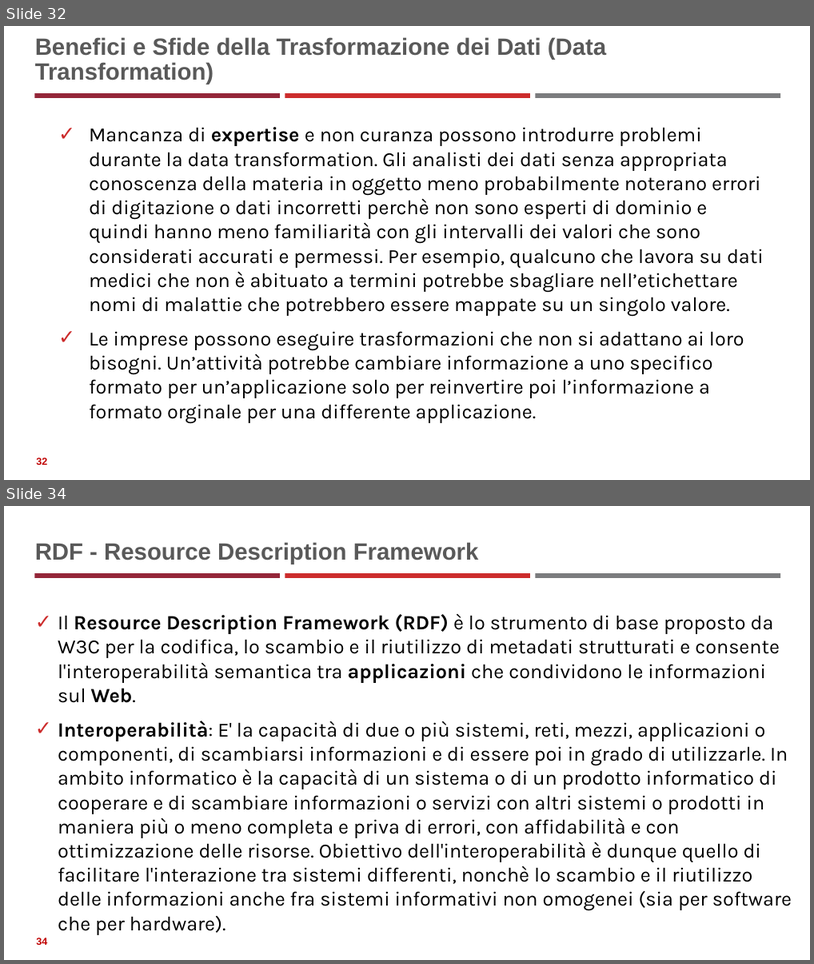
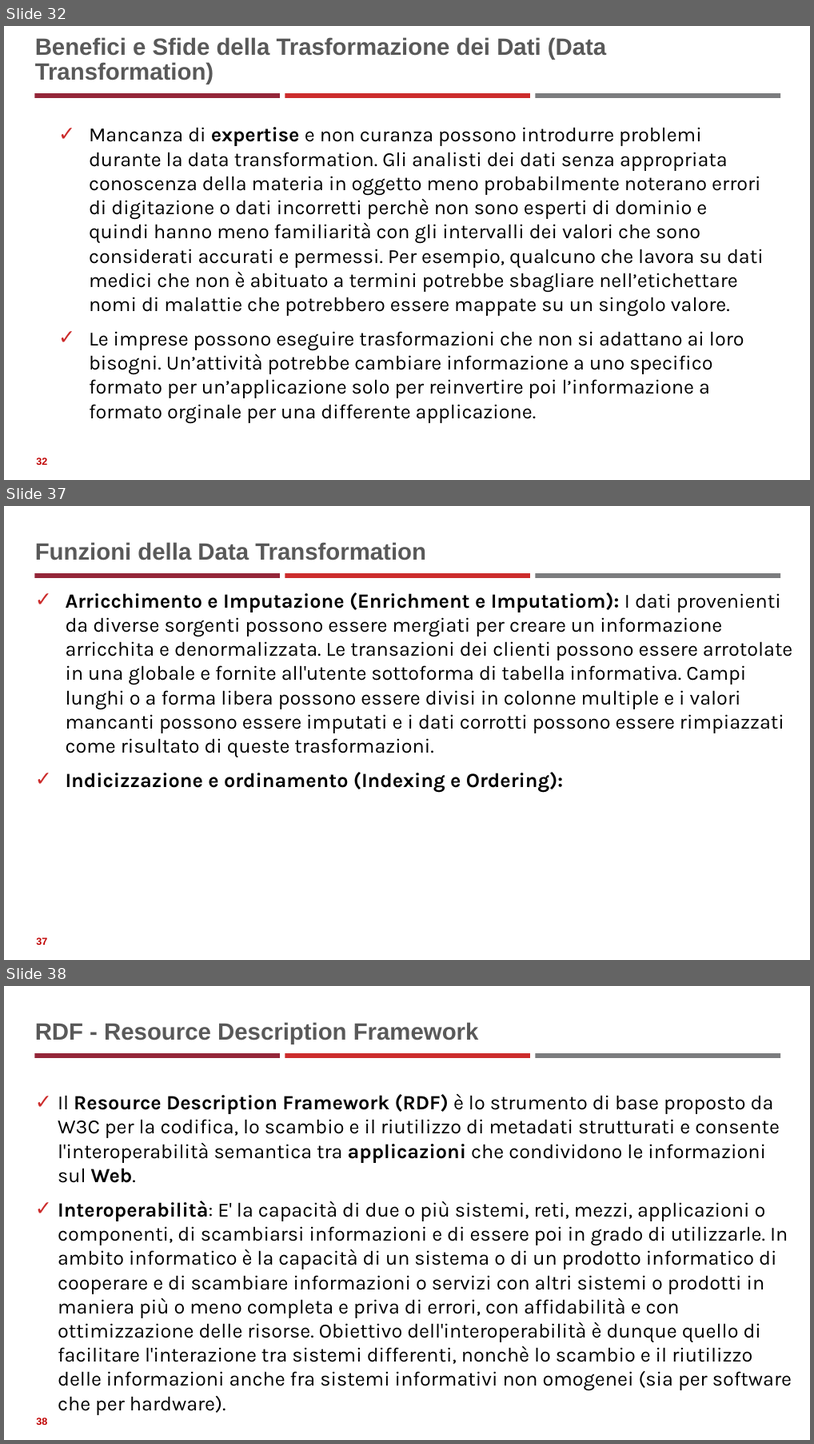
Before and after one commit to neural1977/data_science_interview_material, a slide deck: Data_Science_ita.pptx. Shown one above the other, each under a label of ours: slides 32 and 34 before the commit, slides 32, 37 and 38 after it; the slides between them are not shown. The pictures are 814x964 and 814x1444 pixels, drawn with LibreOffice and Linux fonts; fonts in the diff are those of the drawing. Boxes give left, top, right and bottom in pixels: in the first picture for what was removed or moved away, otherwise in the second. Text is boxed around its words. In the diff, an @@ line names an element or a change of style, - is before the commit and + after.

```diff
--- a/Data_Science_ita.pptx
+++ b/Data_Science_ita.pptx
@@ slide 37 added at [4, 506, 810, 960], background #FFFFFF; not listed: 3 template elements that a slide beside it also shows @@
@@ title added at [35, 542, 426, 560], 28 pt, text #595959, bold @@
+Funzioni della Data Transformation
@@ text added at [66, 592, 793, 792], 24 pt, text #000000 @@
+✓ Arricchimento e Imputazione (Enrichment e Imputatiom): I dati provenienti da diverse sorgenti possono essere mergiati per creare un informazione arricchita e denormalizzata. Le transazioni dei clienti possono essere arrotolate in una globale e fornite all'utente sottoforma di tabella informativa. Campi lunghi o a forma libera possono essere divisi in colonne multiple e i valori mancanti possono essere imputati e i dati corrotti possono essere rimpiazzati come risultato di queste trasformazioni.
+✓ Indicizzazione e ordinamento (Indexing e Ordering):
@@ page number added at [36, 937, 47, 944], 12 pt, text #C00000, bold @@
+37
@@ what was slide 34 is now slide 38 @@
@@ page number at [36, 1417, 47, 1424]: text changed @@
-34
+38
```
Also in this commit, not shown: 1 slide changed, 3 other slides added, 2 other files.
